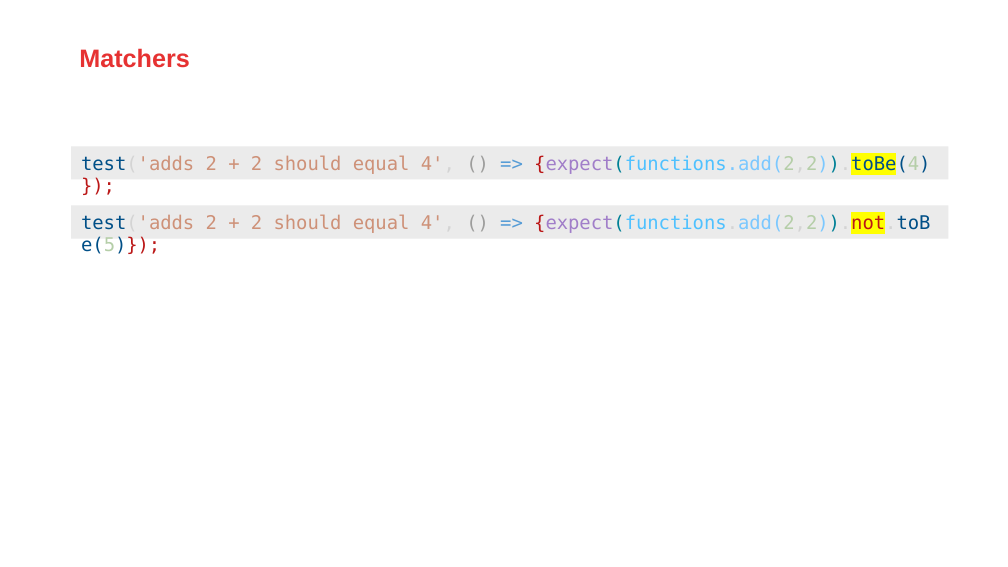
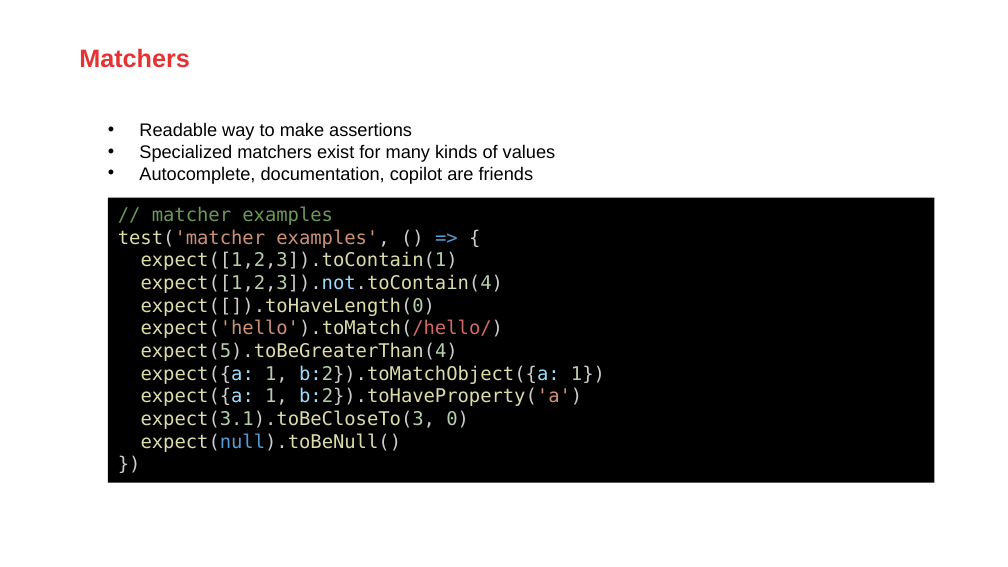
Before and after one commit to AMISConclusion/sig-typescript-unit-testing, a slide deck: slide 12 of typescript_unit_testing_with_vitest.pptx. Drawn at 1008x567 pixels with LibreOffice and Linux fonts; fonts in the diff are those of the drawing; background and template pictures are left out. Boxes give left, top, right and bottom in pixels: in the first picture for what was removed or moved away, otherwise in the second. Text is boxed around its words. In the diff, an @@ line names an element or a change of style, - is before the commit and + after.

```diff
--- a/typescript_unit_testing_with_vitest.pptx
+++ b/typescript_unit_testing_with_vitest.pptx
@@ rectangle removed at (x1=72, y1=146, x2=949, y2=179) @@
-test('adds 2 + 2 should equal 4', () => {expect(functions.add(2,2)).toBe(4)});
@@ text added at (x1=139, y1=122, x2=556, y2=184), 13 pt, text #000000 @@
+• Readable way to make assertions
+• Specialized matchers exist for many kinds of values
+• Autocomplete, documentation, copilot are friends
@@ rectangle removed at (x1=72, y1=206, x2=949, y2=239) @@
-test('adds 2 + 2 should equal 4', () => {expect(functions.add(2,2)).not.toBe(5)});
@@ rectangle added at (x1=108, y1=198, x2=934, y2=483), fill #000000, 13.5 pt, text #DCDCAA @@
+// matcher examples
+test('matcher examples', () => {
+expect([1,2,3]).toContain(1)
+expect([1,2,3]).not.toContain(4)
+expect([]).toHaveLength(0)
+expect('hello').toMatch(/hello/)
+expect(5).toBeGreaterThan(4)
+expect({a: 1, b:2}).toMatchObject({a: 1})
+expect({a: 1, b:2}).toHaveProperty('a')
+expect(3.1).toBeCloseTo(3, 0)
+expect(null).toBeNull()
+})
```
Also in this commit, not shown: 6 other slides changed, 1 slide added, 26 slides removed.
